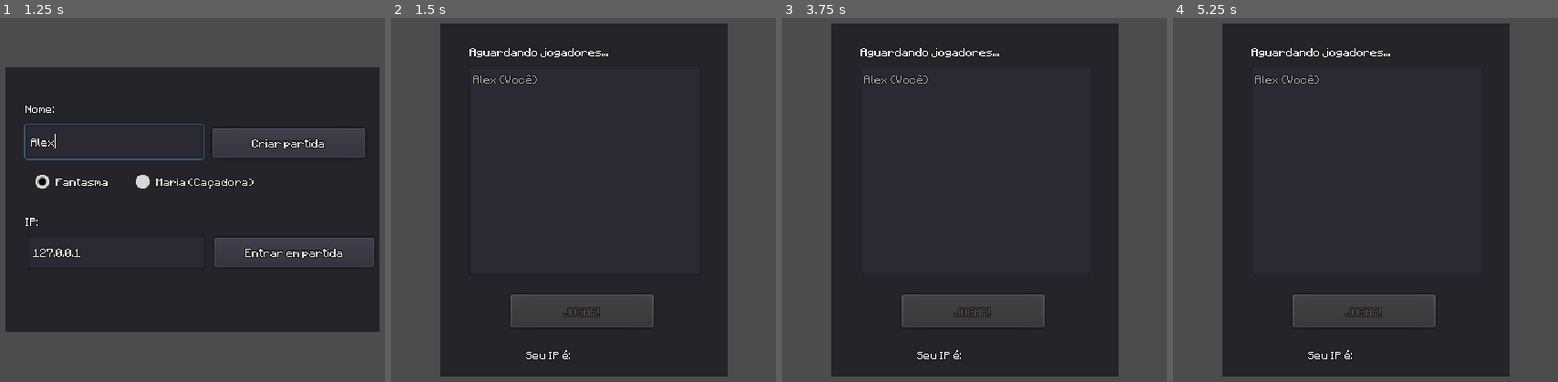
Above: before the commit, frames 1-4 (left to right).
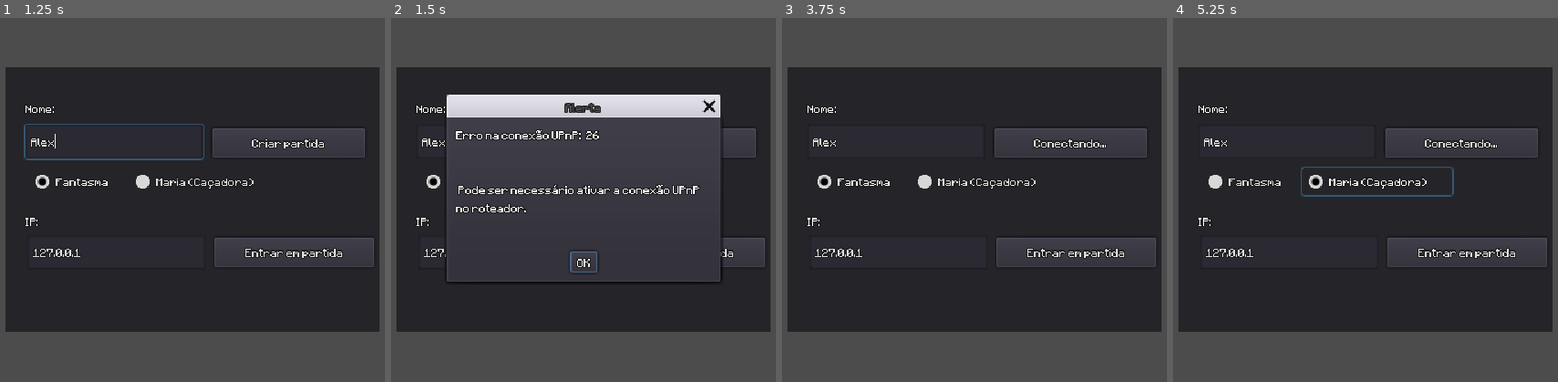
Above: after the commit, the same moments.

Repository: mephistia/haunt-and-seek
Game: Godot game, scene res://lobby.tscn
The game is run twice, just before and just after one commit, with the same random seed, the same clock (stepped at 60 frames per second) and the same inputs.
Inputs (mouse positions are in pixels of both pictures, inside the frame that each line leads up to):
- Up to frame 1 (1.25 s): click (115, 141) at 0.52 s; type "Alex" at 0.6 s
- Up to frame 2 (1.5 s): click "Criar partida" at 1.25 s
- Up to frame 3 (3.75 s): click (1070, 141) at 2 s, where only the run after the commit has a clickable "Conectando..."; click (1074, 250) at 2.75 s, where only the run after the commit has a clickable "Entrar em partida"; click (974, 261) at 3.5 s, where only the run after the commit has a clickable "OK"
- Up to frame 4 (5.25 s): click (1253, 181) at 4.25 s, where only the run after the commit has a clickable "Fantasma"; click (1377, 181) at 5 s, where only the run after the commit has a clickable "Maria (Caçadora)"

Frame 1 is identical in both runs. In frame 2, 44% of the frame differs, in the area x 1-99%, y 1-99%; in frame 3, 37%; in frame 4, 37%.
Error before the commit: Invalid operands 'String' and 'int' in operator '+'. (res://gamestate.gd:154)

Commit message:
Adicionar mensagem de erro UPnP

Diff:
--- a/Scenes/Player.tscn
+++ b/Scenes/Player.tscn
@@ -74,10 +74,10 @@
 drag_margin_h_enabled = true
 drag_margin_v_enabled = true
 smoothing_enabled = true
-drag_margin_left = 0.15
-drag_margin_top = 0.15
-drag_margin_right = 0.15
-drag_margin_bottom = 0.15
+drag_margin_left = 0.04
+drag_margin_top = 0.11
+drag_margin_right = 0.04
+drag_margin_bottom = 0.07
 editor_draw_limits = true
 editor_draw_drag_margin = true
 
--- a/gamestate.gd
+++ b/gamestate.gd
@@ -41,7 +41,7 @@
 func _player_disconnected(id):
 	if has_node("/root/Match"): # Game is in progress.
 		if get_tree().is_network_server():
-			emit_signal("game_error", "Player " + players[id] + " disconnected")
+			emit_signal("game_error", "Jogador " + players[id] + " desconectado.")
 			end_game()
 	else: # Game is not in progress.
 		# Unregister this player.
@@ -56,7 +56,7 @@
 
 # Callback from SceneTree, only for clients (not server).
 func _server_disconnected():
-	emit_signal("game_error", "Server disconnected")
+	emit_signal("game_error", "Servidor desconectado.")
 	end_game()
 
 
@@ -151,21 +151,23 @@
 	peer = NetworkedMultiplayerENet.new()
 	var result_upnp = open_port(DEFAULT_PORT)
 	if result_upnp != 0:
-		print("ERROR ON UPNP CONNECTION: " + result_upnp)
+		print("ERROR ON UPNP CONNECTION: " + str(result_upnp))
+		emit_signal("game_error", "Erro na conexão UPnP:  " + str(result_upnp) + "\n\n\n Pode ser necessário ativar a conexão UPnP no roteador.")
+		end_game()
 	else:
 		print("PORT OPENED")
-	peer.create_server(DEFAULT_PORT, MAX_PEERS)
-	get_tree().set_network_peer(peer)
+		peer.create_server(DEFAULT_PORT, MAX_PEERS)
+		get_tree().set_network_peer(peer)
 
 
 func join_game(ip, new_player_name):
 	player_name = new_player_name
 	peer = NetworkedMultiplayerENet.new()
-	var result_upnp = open_port(DEFAULT_PORT)
-	if result_upnp != 0:
-		print("ERROR ON UPNP CONNECTION: " + result_upnp)
-	else:
-		print("PORT OPENED")
+#	var result_upnp = open_port(DEFAULT_PORT)
+#	if result_upnp != 0:
+#		print("ERROR ON UPNP CONNECTION: " + result_upnp)
+#	else:
+#		print("PORT OPENED")
 	peer.create_client(ip, DEFAULT_PORT)
 	get_tree().set_network_peer(peer)
 
--- a/lobby.tscn
+++ b/lobby.tscn
@@ -223,11 +223,12 @@
 text = "Maria (Caçadora)"
 
 [node name="ErrorDialog" type="AcceptDialog" parent="."]
-margin_right = 55.0
-margin_bottom = 58.0
+margin_right = 240.0
+margin_bottom = 144.0
 size_flags_horizontal = 2
 size_flags_vertical = 2
 theme = ExtResource( 3 )
+window_title = "Alerta"
 dialog_autowrap = true
 __meta__ = {
 "_edit_use_anchors_": false
--- a/ui-theme.tres
+++ b/ui-theme.tres
@@ -47,7 +47,7 @@
 TooltipLabel/constants/shadow_offset_y = 1
 TooltipLabel/fonts/font = null
 TooltipPanel/styles/panel = SubResource( 3 )
-WindowDialog/colors/title_color = Color( 0.133333, 0.133333, 0.133333, 1 )
+WindowDialog/colors/title_color = Color( 0.313726, 0.313726, 0.313726, 1 )
 WindowDialog/constants/close_h_ofs = 18
 WindowDialog/constants/close_v_ofs = 18
 WindowDialog/constants/scaleborder_size = 4
Not shown, added: Build/instrucoes.txt
Not shown, changed: Build/Haunt&Seek.exe
